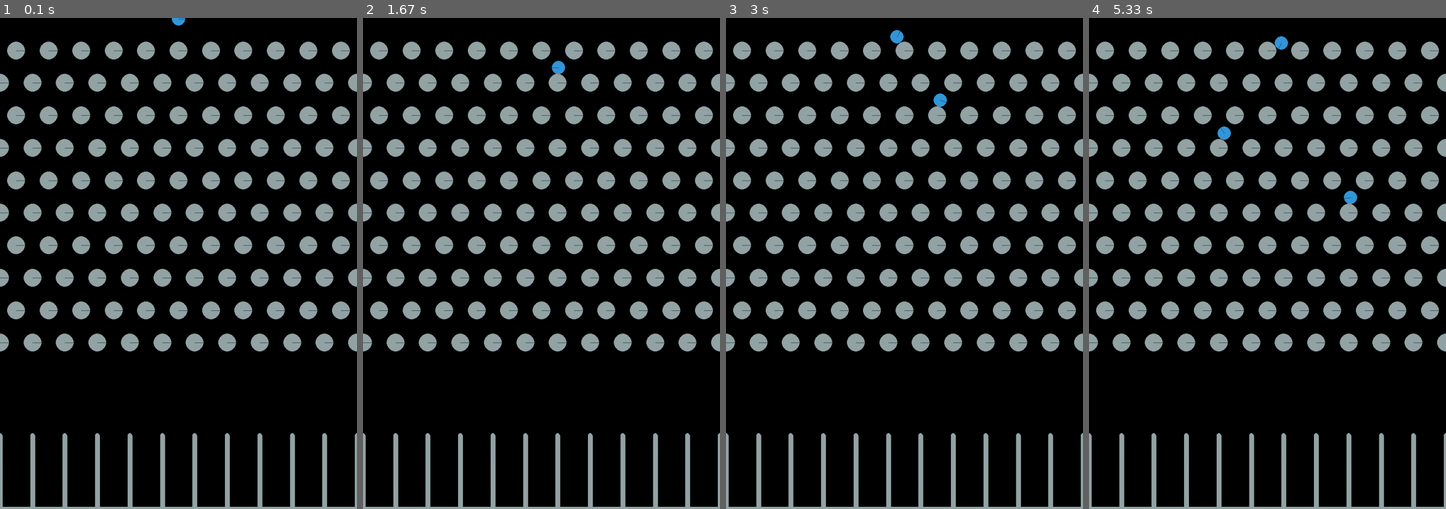
Above: before the commit, frames 1-4 (left to right).
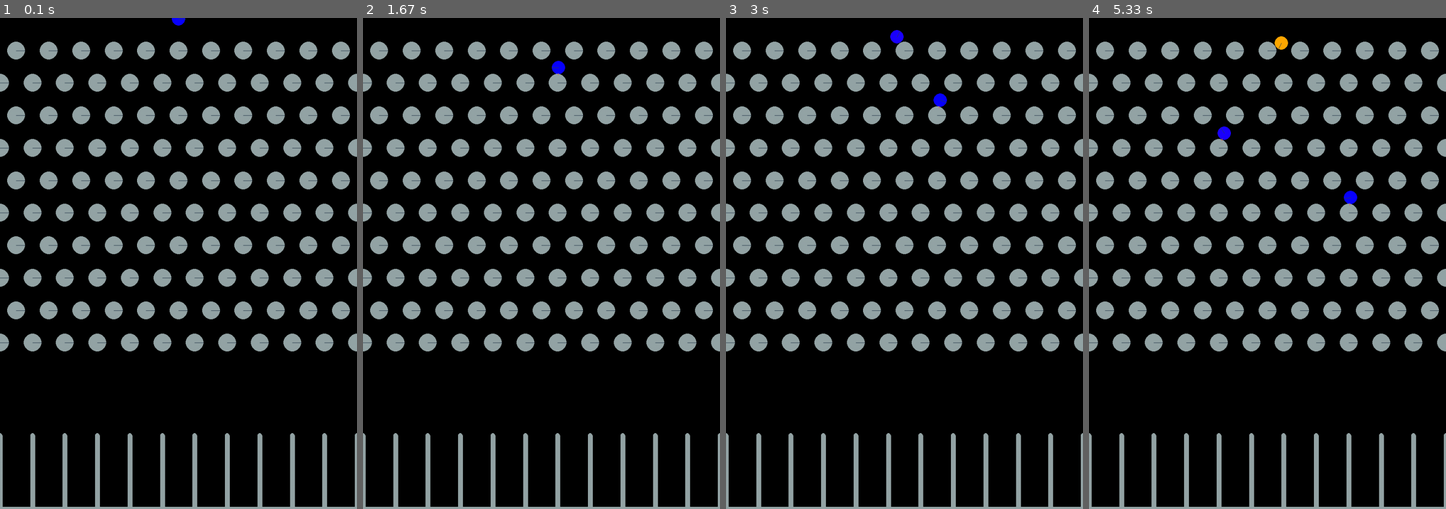
Above: after the commit, the same moments.

Repository: DatHydroGuy/CodingTrain
Game: pygame game, started from Python/plinko/main.py
Same seed, same stepped clock (60 frames per second), same inputs: the game is played once before the commit and once after it.
Inputs:
- Up to frame 1 (0.1 s): no input
- Up to frame 2 (1.67 s): no input
- Up to frame 3 (3 s): no input
- Up to frame 4 (5.33 s): no input

The runs differ from the first frame. In frame 1, less than 0.1% of the frame differs, in the area x 48-52%, y 0-2%; in frame 2, less than 0.1%; in frame 3, 0.2%; in frame 4, 0.3%, in the area x 35-76%, y 3-38%.

Commit message:
Added colour

Diff:
--- a/Python/plinko/plinko.py
+++ b/Python/plinko/plinko.py
@@ -116,6 +116,7 @@
         body = pymunk.Body(mass, inertia)
         body.position = self.screen_width // 2 + uniform(-1, 1), 0
         shape = pymunk.Circle(body, radius, (0, 0))
+        shape.color = pygame.Color.from_hsla(uniform(0, 360), 100, 50, 50)
         shape.elasticity = 0.1
         shape.friction = 0.3
         self._space.add(body, shape)
